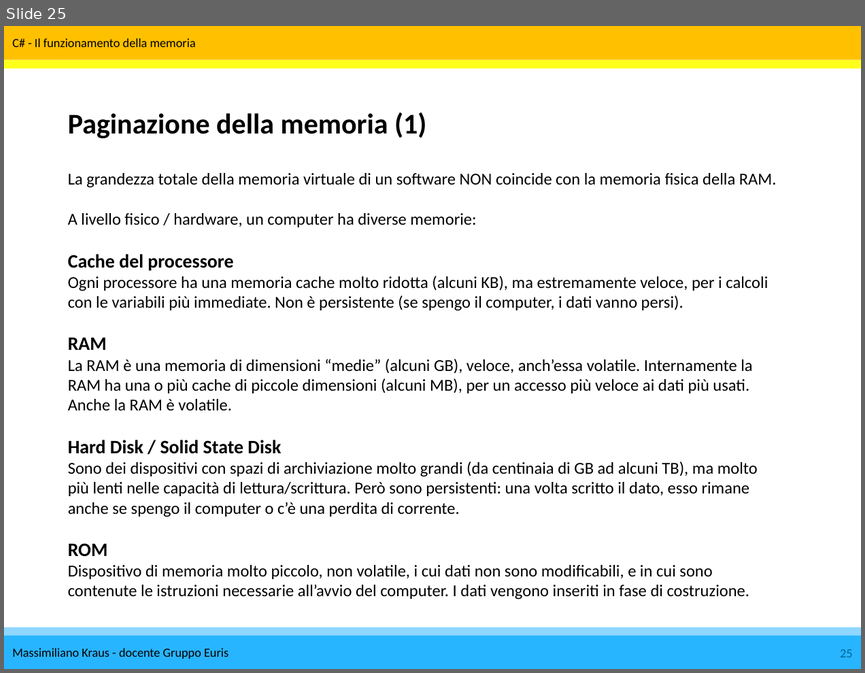
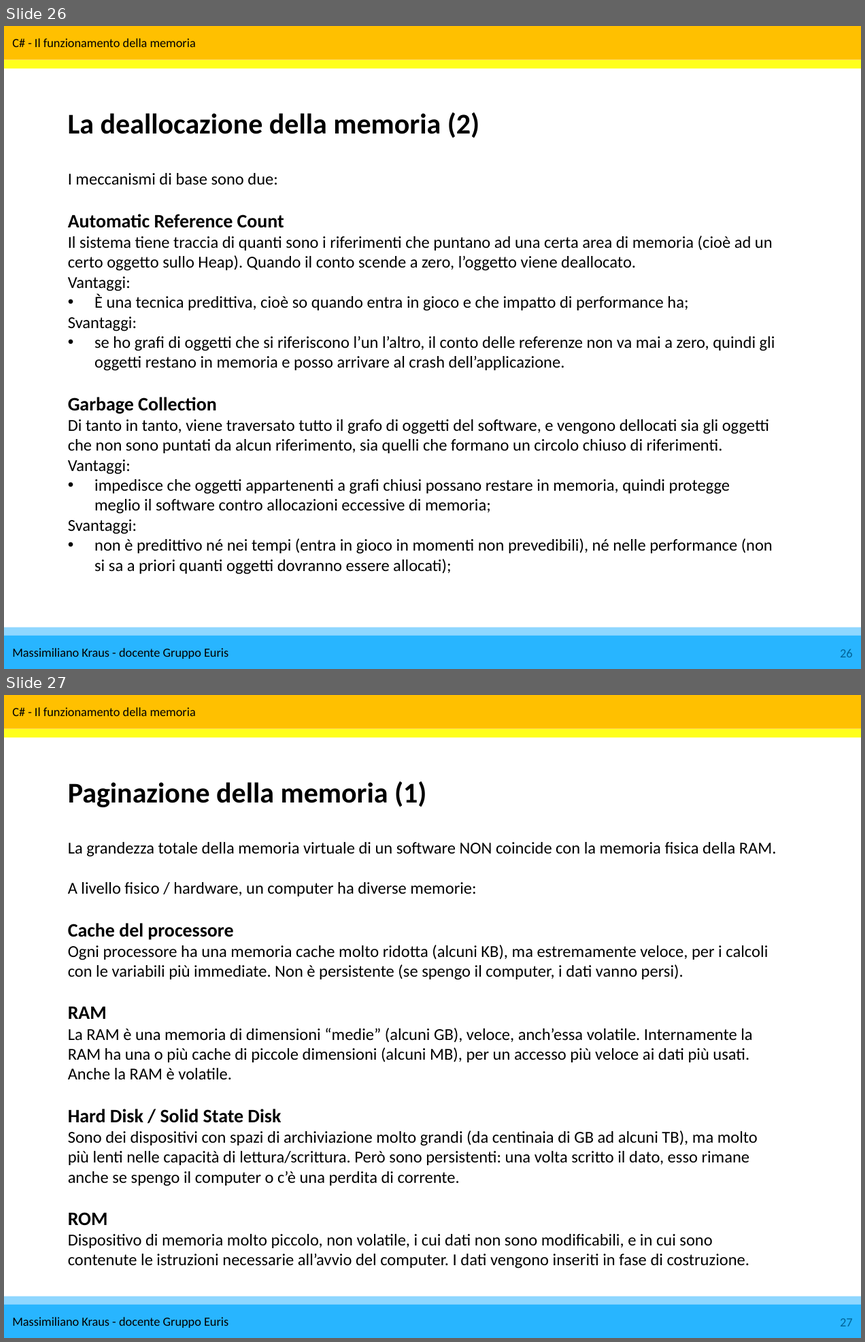
Before and after one commit to vitospista/Studenti, a slide deck: Dispense/CSharp - la memoria.pptx. Shown one above the other, each under a label of ours: slide 25 before the commit, slides 26 and 27 after it. The pictures are 865x673 and 865x1342 pixels, drawn with LibreOffice and Linux fonts; fonts in the diff are those of the drawing. Boxes give left, top, right and bottom in pixels: in the first picture for what was removed or moved away, otherwise in the second. Text is boxed around its words. In the diff, an @@ line names an element or a change of style, - is before the commit and + after.

```diff
--- a/Dispense/CSharp - la memoria.pptx
+++ b/Dispense/CSharp - la memoria.pptx
@@ slide 26 added at <box>4,26,861,669</box>, background #FFFFFF; not listed: 10 template elements that a slide beside it also shows @@
@@ text added at <box>68,112,479,138</box>, 24 pt, text #000000, bold @@
+La deallocazione della memoria (2)
@@ text added at <box>68,173,775,574</box>, 14 pt, text #000000 @@
+I meccanismi di base sono due:
+Automatic Reference Count
+Il sistema tiene traccia di quanti sono i riferimenti che puntano ad una certa area di memoria (cioè ad un certo oggetto sullo Heap). Quando il conto scende a zero, l’oggetto viene deallocato.
+Vantaggi:
+• È una tecnica predittiva, cioè so quando entra in gioco e che impatto di performance ha;
+Svantaggi:
+• se ho grafi di oggetti che si riferiscono l’un l’altro, il conto delle referenze non va mai a zero, quindi gli oggetti restano in memoria e posso arrivare al crash dell’applicazione.
+Garbage Collection
+Di tanto in tanto, viene traversato tutto il grafo di oggetti del software, e vengono dellocati sia gli oggetti che non sono puntati da alcun riferimento, sia quelli che formano un circolo chiuso di riferimenti.
+Vantaggi:
+• impedisce che oggetti appartenenti a grafi chiusi possano restare in memoria, quindi protegge meglio il software contro allocazioni eccessive di memoria;
+Svantaggi:
+• non è predittivo né nei tempi (entra in gioco in momenti non prevedibili), né nelle performance (non si sa a priori quanti oggetti dovranno essere allocati);
@@ what was slide 25 is now slide 27 @@
@@ page number at <box>840,1318,853,1326</box>: text changed @@
-25
+27
```
Also in this commit, not shown: 1 other slide added.
